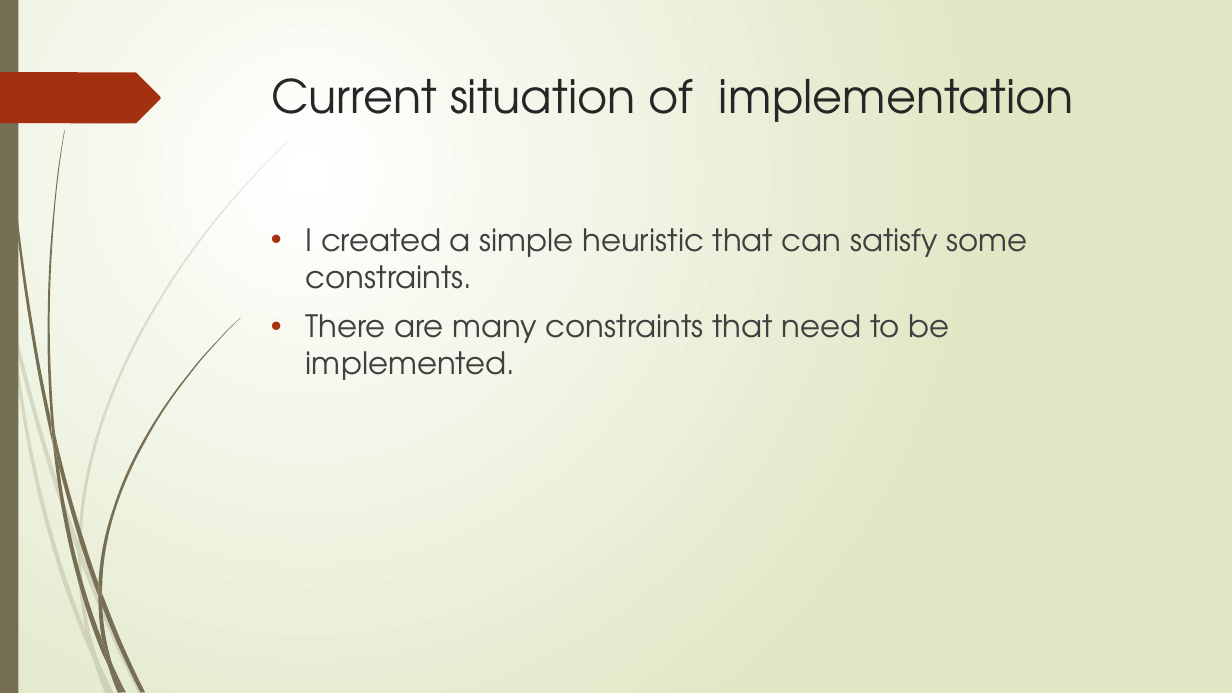
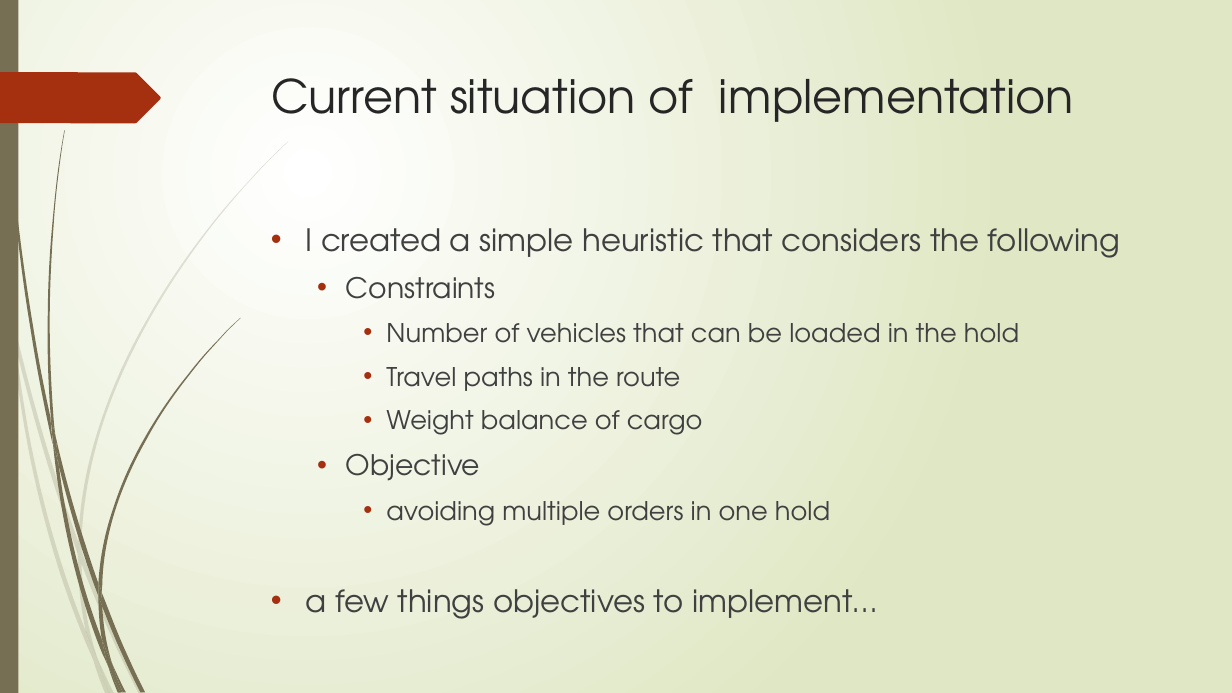
Before and after one commit to r-kurosu/kline_new, a slide deck: slide 38 of 竹田_合同研究会.pptx (slide 35 before the commit). Drawn at 1232x693 pixels with LibreOffice and Linux fonts; fonts in the diff are those of the drawing. Boxes give left, top, right and bottom in pixels: in the first picture for what was removed or moved away, otherwise in the second. Text is boxed around its words. In the diff, an @@ line names an element or a change of style, - is before the commit and + after.

```diff
--- a/竹田_合同研究会.pptx
+++ b/竹田_合同研究会.pptx
@@ text at <box>306,228,1120,613</box>: text changed; size 24 to 20 pt @@
-• I created a simple heuristic that can satisfy some constraints.
-• There are many constraints that need to be implemented.
+• I created a simple heuristic that considers the following
+  • Constraints
+    • Number of vehicles that can be loaded in the hold
+    • Travel paths in the route
+    • Weight balance of cargo
+  • Objective
+    • avoiding multiple orders in one hold
+• a few things objectives to implement…
```
Also in this commit, not shown: 2 other slides changed, 4 slides added.
